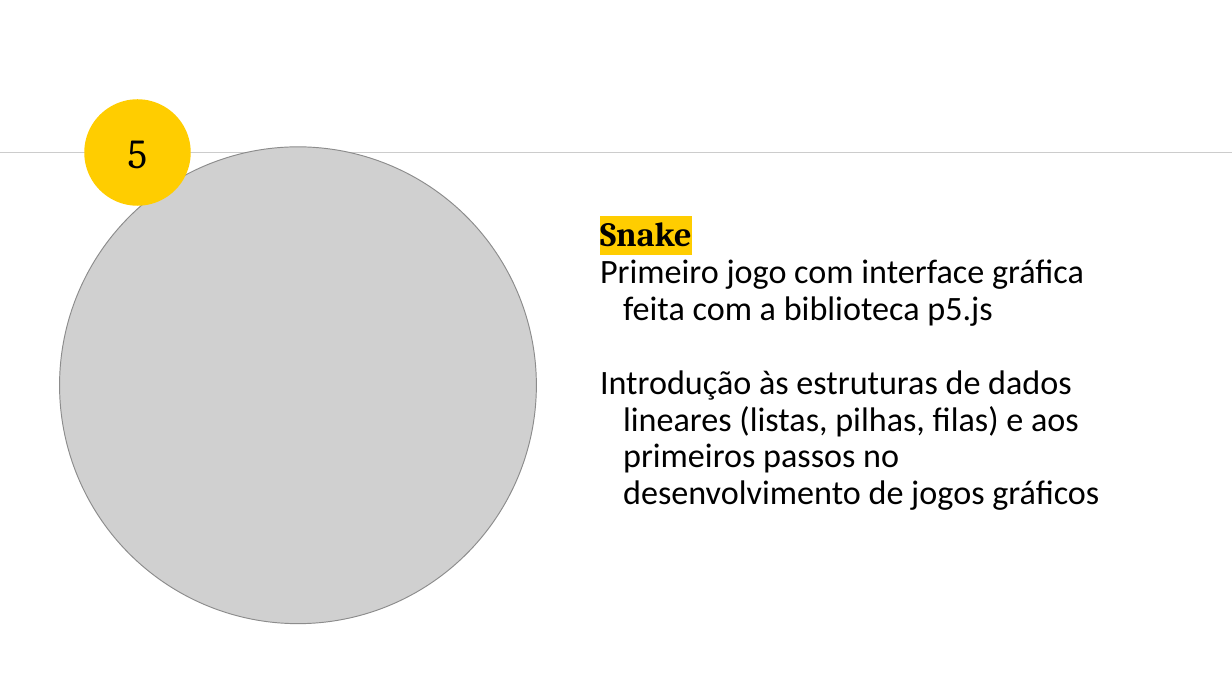
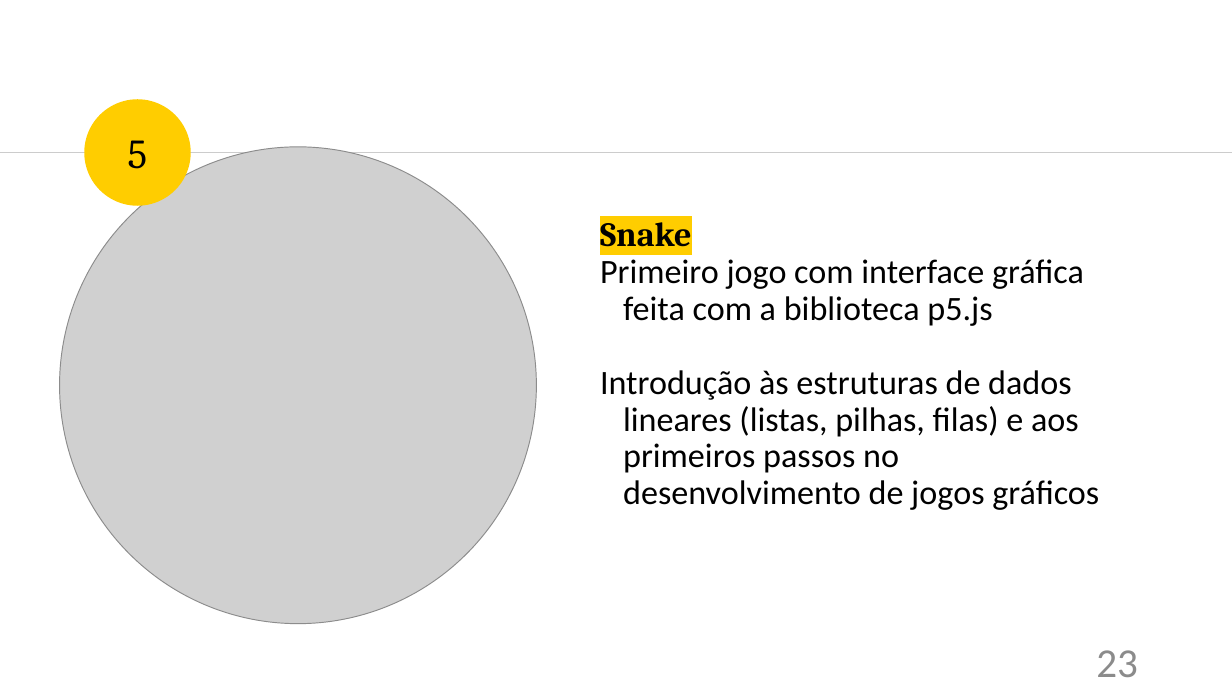
Before and after one commit to LuisEduardoReis/DISS_games, a slide deck: slide 23 of apresentacao/apresentacao.pptx (slide 21 before the commit). Drawn at 1232x693 pixels with LibreOffice and Linux fonts; fonts in the diff are those of the drawing; grey boxes stand for pictures. Boxes give left, top, right and bottom in pixels: in the first picture for what was removed or moved away, otherwise in the second. Text is boxed around its words. In the diff, an @@ line names an element or a change of style, - is before the commit and + after.

```diff
--- a/apresentacao/apresentacao.pptx
+++ b/apresentacao/apresentacao.pptx
@@ page number added at box(1096, 650, 1138, 677), 32 pt, text #8C8C8C @@
+23
```
Also in this commit, not shown: 30 other slides changed, 3 slides added, 1 other file.
